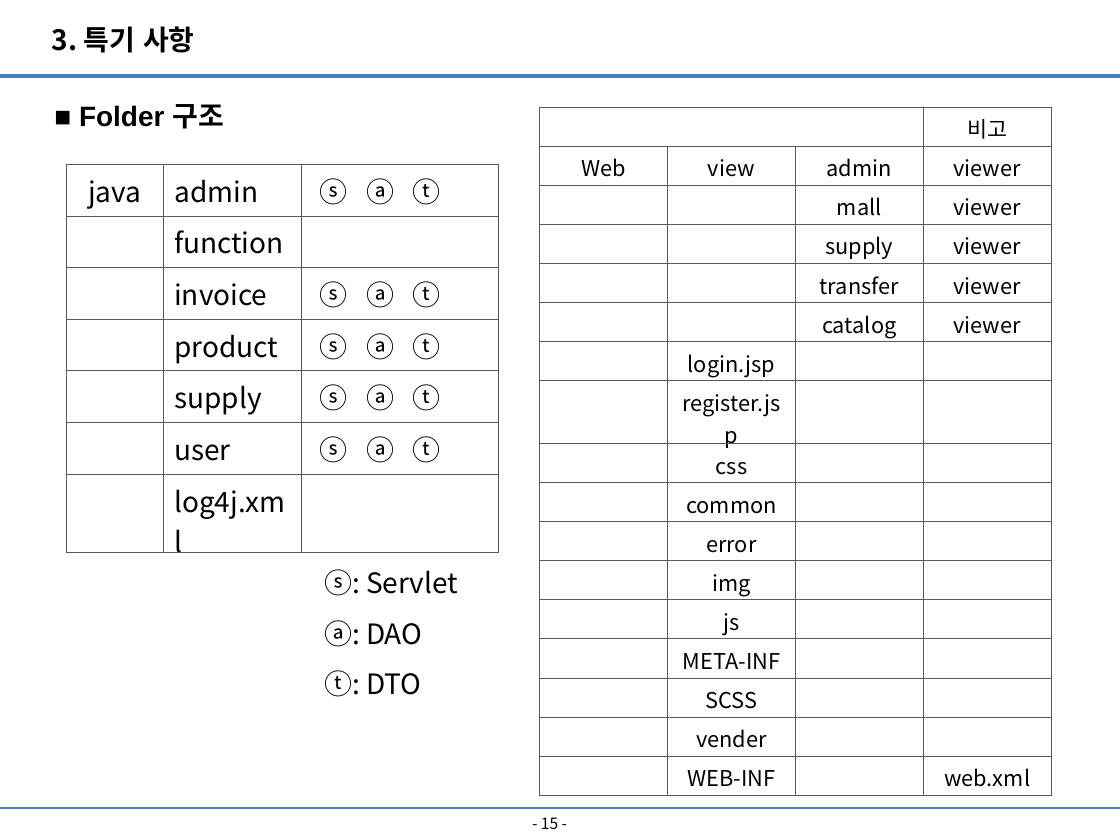
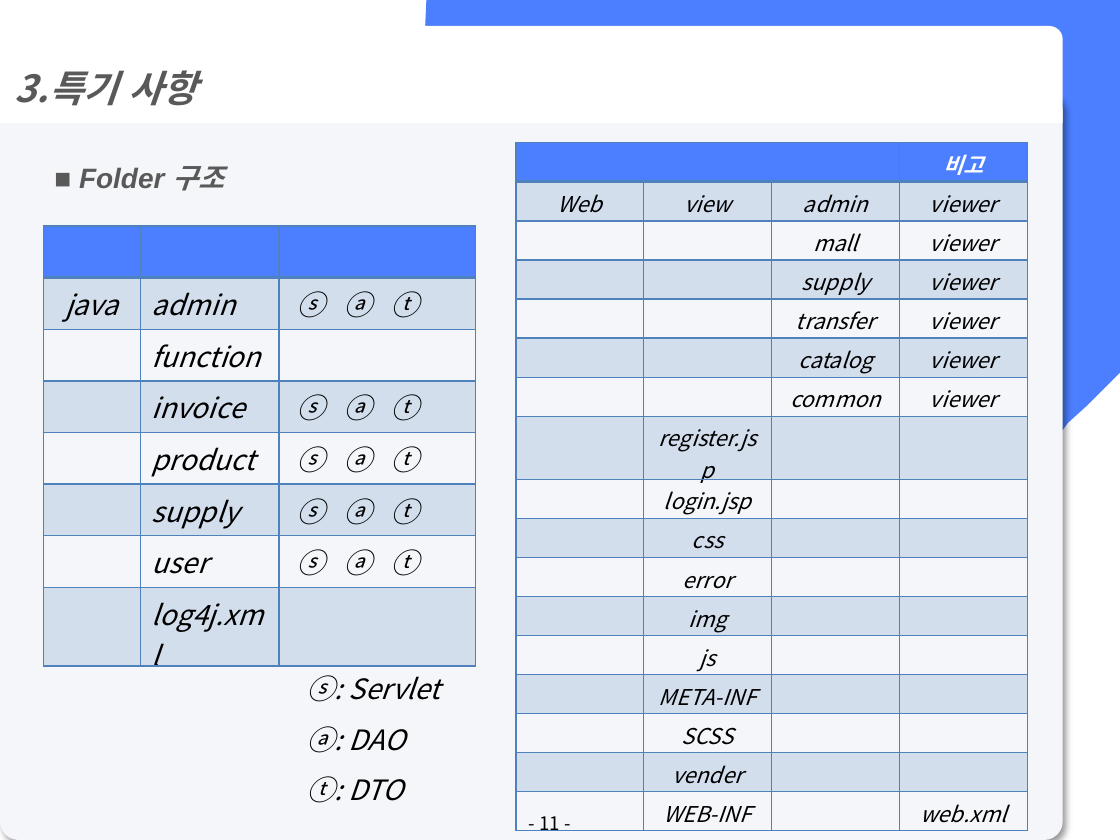
Before and after one commit to lx9203/fulfillmentBlue, a slide deck: slide 11 of file/PPT/Fulfillment 최종발표.pptx (slide 15 before the commit). Drawn at 1120x840 pixels with LibreOffice and Linux fonts; fonts in the diff are those of the drawing. Boxes give left, top, right and bottom in pixels: in the first picture for what was removed or moved away, otherwise in the second. Text is boxed around its words. In the diff, an @@ line names an element or a change of style, - is before the commit and + after.

```diff
--- a/file/PPT/Fulfillment 최종발표.pptx
+++ b/file/PPT/Fulfillment 최종발표.pptx
@@ round same rect "3.특기 사항": place and size @@
-round same rect "3.특기 사항" at [52, 26, 195, 53]
+round same rect "3.특기 사항" at [0, 26, 1063, 123]
@@ round same rect "3.특기 사항" at [0, 26, 1063, 123]: vertical alignment top to middle; fill none to #FFFFFF @@
@@ freeform shape added at [307, 0, 1120, 840], fill #4B7FFF @@
@@ line removed from (0, 76) to (1120, 76) @@
@@ text in round same rect at [15, 70, 197, 106]: text changed; size 18 to 24 pt; text colour #000000 to #595959; italic on @@
-3. 특기 사항
+3.특기 사항
@@ rounded rectangle added at [0, 93, 1063, 840], fill #F5F6F9 @@
@@ text "■ Folder 구조": place and size @@
-text "■ Folder 구조" at [79, 104, 224, 129]
+text "■ Folder 구조" at [79, 166, 224, 191]
@@ text "■ Folder 구조" at [79, 166, 224, 191]: text colour #000000 to #595959, italic on @@
@@ table at [516, 142, 1027, 827] @@
+row 7:  |  | common | viewer
+row 8:  | register.jsp |  | 
-row 8:  | register.jsp |  | 
-row 10:  | common |  | 
@@ fill none to #4B7FFF in 2 cells @@
@@ fill none to #4F81BD at 20% opacity in 13 cells @@
@@ text colour #000000 to #FFFFFF, bold on in "비고" @@
@@ italic on in "비고", "Web", "view", "admin" and 18 more places @@
@@ borders changed @@
@@ table: place and size @@
-table at [540, 108, 1051, 791]
+table at [516, 142, 1027, 827]
@@ table at [44, 226, 476, 640] @@
+row 1:  |  | 
@@ table: place and size @@
-table at [66, 165, 498, 526]
+table at [44, 226, 476, 640]
@@ text "ⓢ: Servlet": place and size @@
-text "ⓢ: Servlet" at [324, 569, 458, 697]
+text "ⓢ: Servlet" at [306, 675, 440, 803]
@@ text "ⓢ: Servlet" at [306, 675, 440, 803]: italic on @@
@@ line removed from (0, 808) to (1120, 808) @@
@@ page number at [539, 816, 560, 831]: text changed; size 10 to 12 pt @@
-- 15 -
+- 11 -
```
Also in this commit, not shown: 19 other slides changed, 3 slides added, 5 slides removed.
